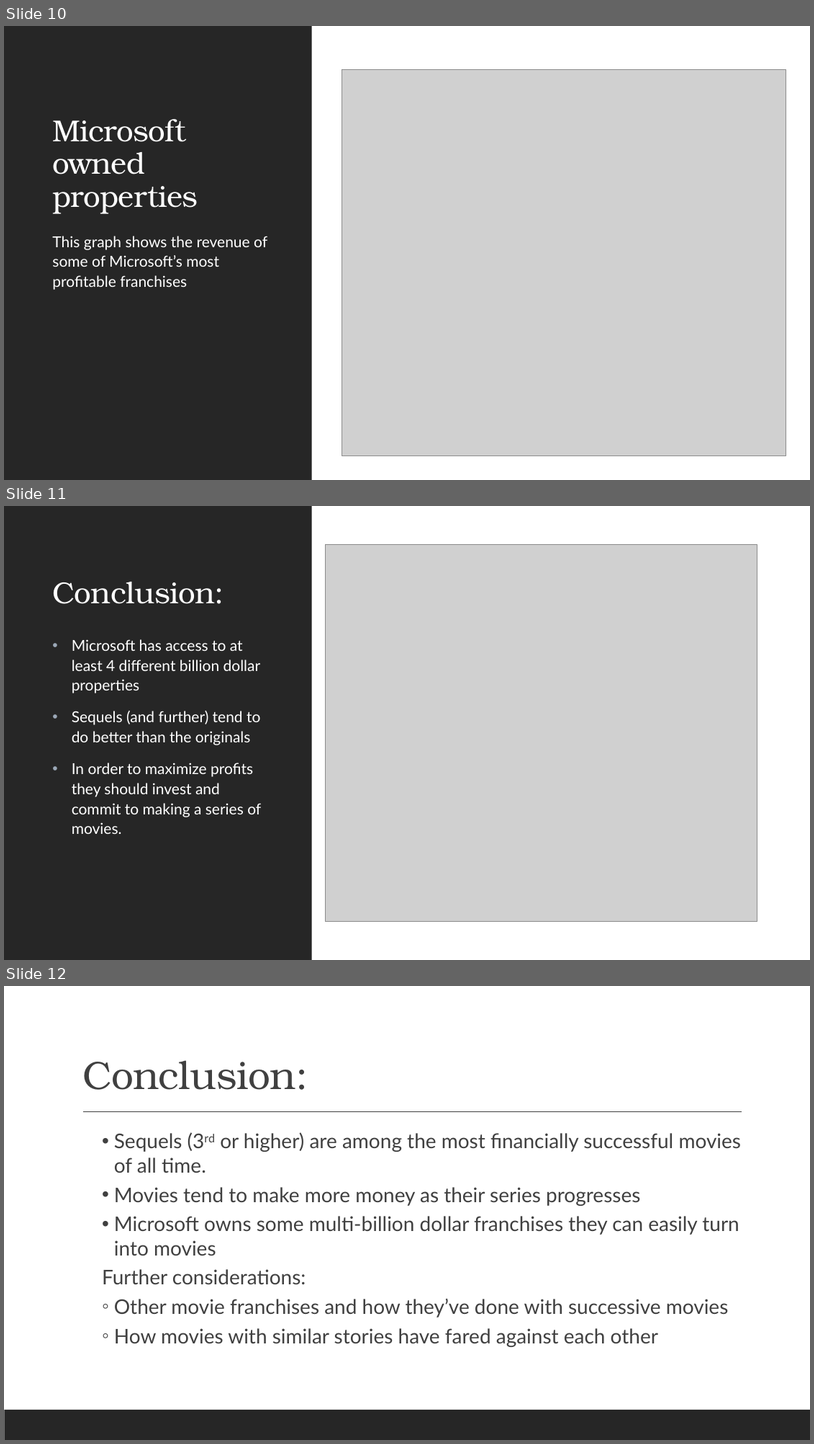
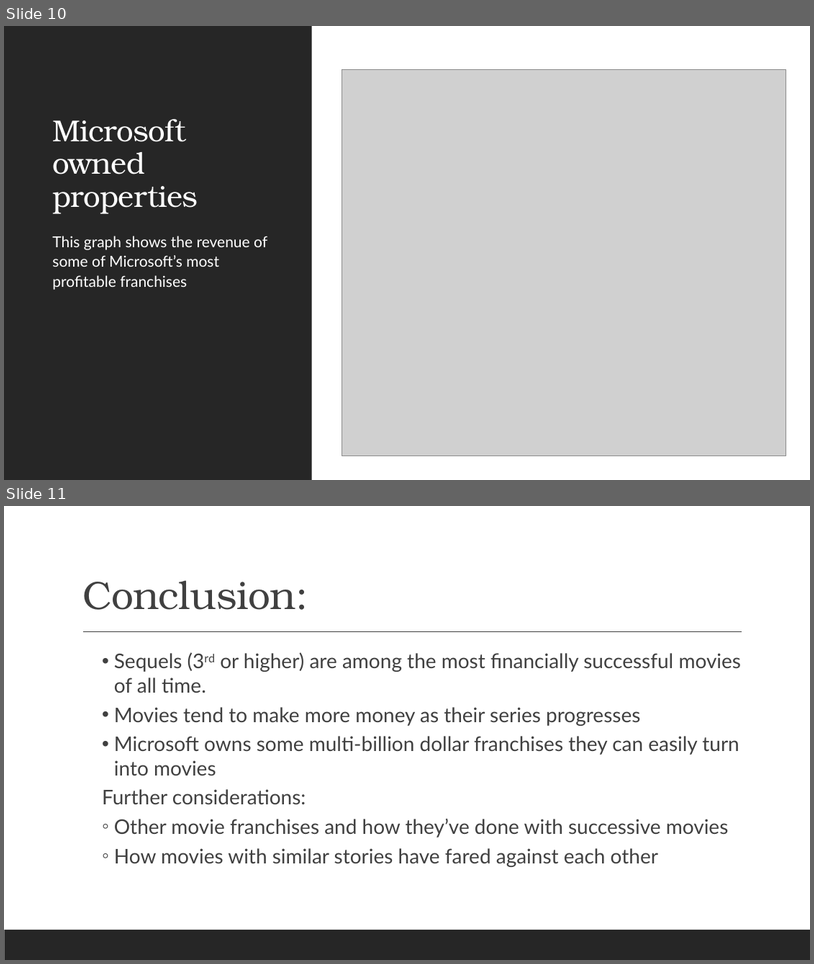
Before and after one commit to djournic/Movie_data_analysis_1, a slide deck: Microsoft Movie Analysis.pptx. Shown one above the other, each under a label of ours: slides 10, 11 and 12 before the commit, slides 10 and 11 after it. The pictures are 814x1444 and 814x964 pixels, drawn with LibreOffice and Linux fonts; fonts in the diff are those of the drawing; grey boxes stand for pictures. Boxes give left, top, right and bottom in pixels: in the first picture for what was removed or moved away, otherwise in the second. Text is boxed around its words. In the diff, an @@ line names an element or a change of style, - is before the commit and + after.

```diff
--- a/Microsoft Movie Analysis.pptx
+++ b/Microsoft Movie Analysis.pptx
@@ slide 11 removed at bbox=[4, 506, 810, 960], background #FFFFFF; not listed: 1 template element that a slide beside it also shows @@
@@ picture removed at bbox=[325, 544, 757, 921] @@
@@ title removed at bbox=[52, 582, 224, 604] @@
-Conclusion:
@@ text removed at bbox=[72, 639, 261, 834] @@
-• Microsoft has access to at least 4 different billion dollar properties
-• Sequels (and further) tend to do better than the originals
-• In order to maximize profits they should invest and commit to making a series of movies.
@@ what was slide 12 is now slide 11 @@
```
Also in this commit, not shown: 6 slides changed, 1 slide added, 1 other file.
